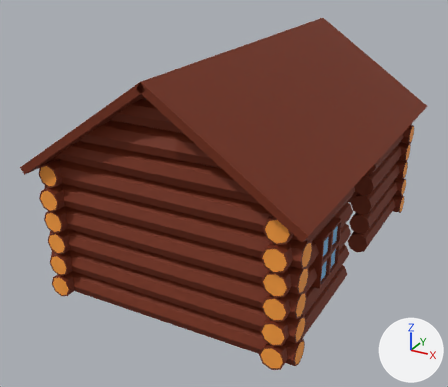
An edit to the FBX model Assets/Models/cabin_1.fbx, drawn before and after from the same camera.
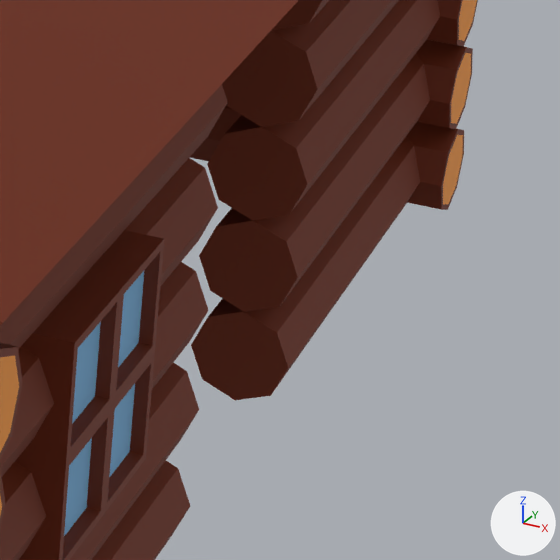
Old and new are each drawn whole from a camera (50 mm lens) standing at (4.04, -13.21, 8.26) and looking at (-3.2, -0.04, 1.68) and again close up on the part from 69% to 95% of the width and 44% to 74% of the height. Lighting does not change. The marker at lower right points along +X, +Y and +Z. Where no turn or scale is listed for an object, it has been applied to the vertices. Vertices at the same position are counted once.

In view in the first close-up: 'cabin walls', 'roof', 'window 2'.
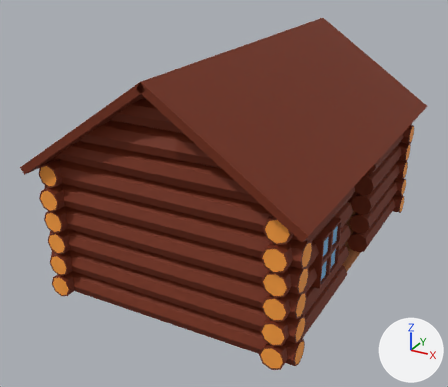
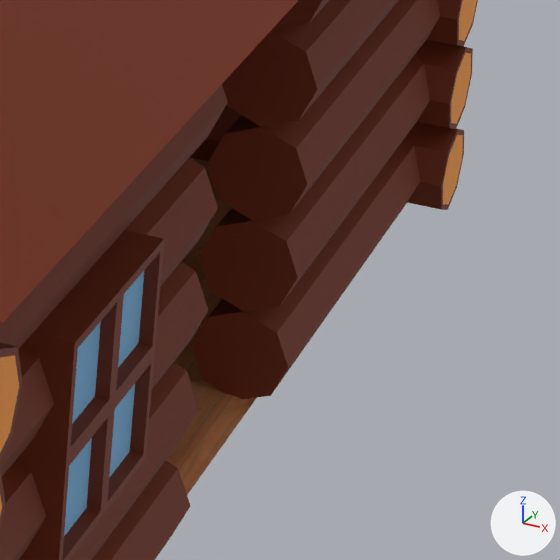
Where the newer file only moved an object's origin or applied its transform, the numbers keep the older frame.

The change, as JSON lines over the scene's bpy script:
```json
{"op": "add", "block": "img_wood_planks_texture_1_png", "code": ["img_wood_planks_texture_1_png = load_image('wood_planks_texture_1.png', 'wood_planks_texture_1.png', 1235, 973, 'sRGB')"]}
{"op": "add", "block": "mat_cabin_floor", "code": ["mat_cabin_floor = principled_material('cabin_floor')", "mat_cabin_floor.texture = img_wood_planks_texture_1_png", "mat_cabin_floor.roughness = 0.69"]}
{"block": "me_cylinder", "where": "# used by ob_cabin_walls; location = (0.0, 0.0, 0.2)"}
{"op": "remove", "block": "me_cylinder", "code": "me_cylinder.from_pydata(...)  # 1003 vertices, 834 faces; spans x -5.97..0.45, y -3.91..5.4, z -0.28..3.13"}
{"op": "add", "block": "me_cylinder", "code": "me_cylinder.from_pydata(...)  # 2015 vertices, 1674 faces; spans x -5.97..0.45, y -3.91..5.4, z -0.28..3.13"}
{"block": "me_cylinder", "change": "me_cylinder part 1: 4 vertices removed from x -2.24..0.0, y 0.0..4.84, z 0.85..2.56; 968 vertices added at x -5.96..0.43, y -3.89..5.39, z -0.28..3.11"}
{"op": "add", "block": "me_cylinder", "code": "me_cylinder.materials.append(mat_cabin_floor)  # picture img_wood_planks_texture_1_png"}
```

Boxes (x1, y1, x2, y2) around the edits, measured in the close-ups (560 x 560 px):
```json
{"part": 1, "of": "me_cylinder", "change": "built on", "before": [207, 0, 464, 221], "after": [166, 158, 256, 495]}
```
